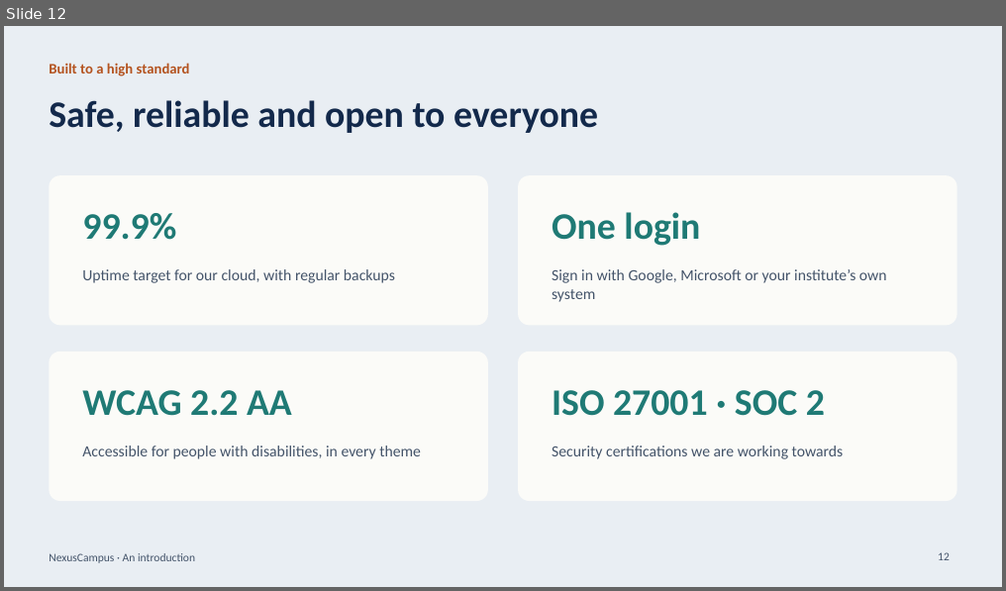
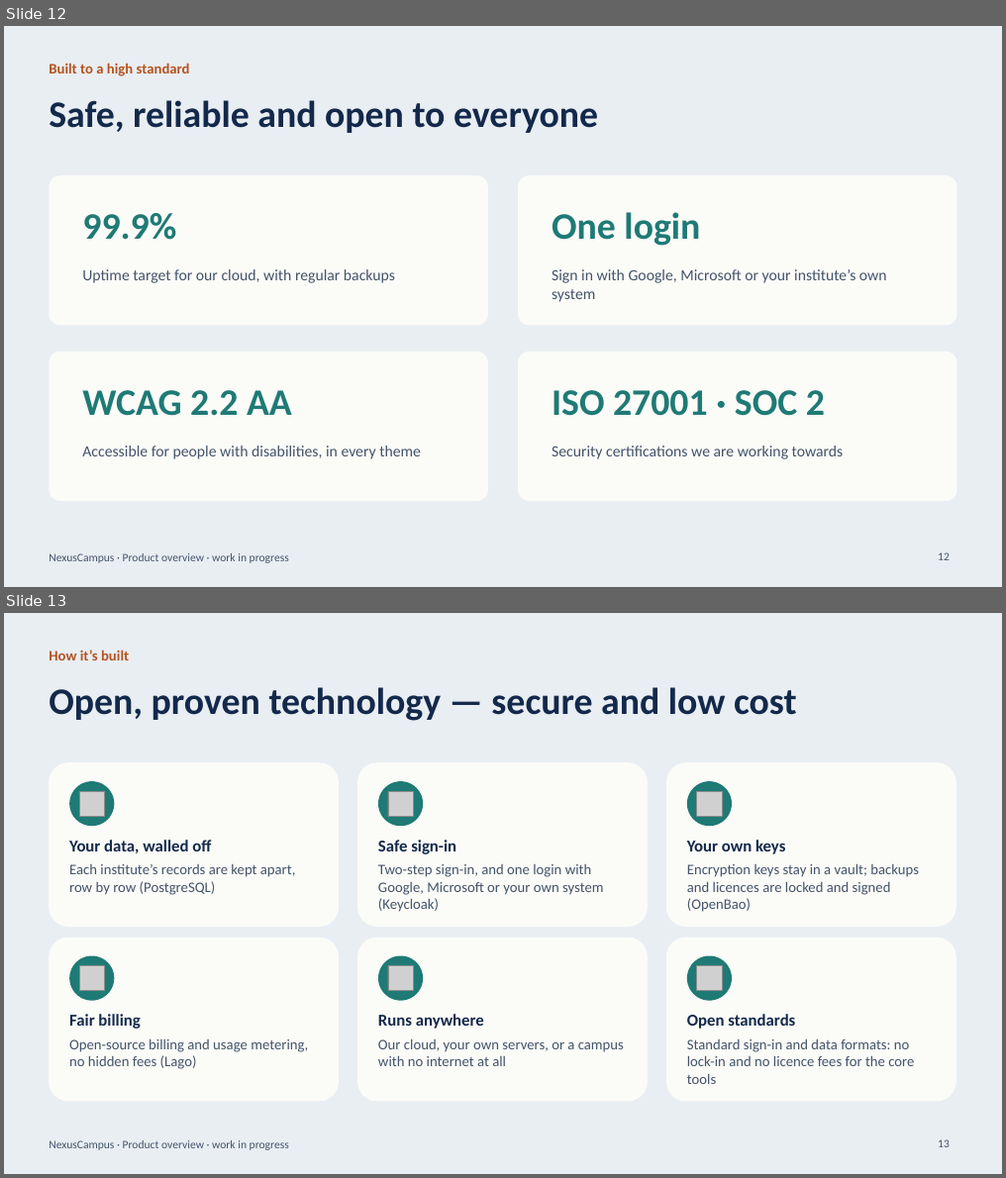
Before and after one commit to kathiravan348/NexusCampus-AI, a slide deck: docs/presentation/NexusCampus-Introduction.pptx. Shown one above the other, each under a label of ours: slide 12 before the commit, slides 12 and 13 after it. The pictures are 1006x591 and 1006x1178 pixels, drawn with LibreOffice and Linux fonts; fonts in the diff are those of the drawing; grey boxes stand for pictures. Boxes give left, top, right and bottom in pixels: in the first picture for what was removed or moved away, otherwise in the second. Text is boxed around its words. In the diff, an @@ line names an element or a change of style, - is before the commit and + after.

```diff
--- a/docs/presentation/NexusCampus-Introduction.pptx
+++ b/docs/presentation/NexusCampus-Introduction.pptx
@@ slide 13 added at box(4, 613, 1002, 1174), background #E9EEF3; not listed: 1 template element that a slide beside it also shows @@
@@ text added at box(49, 650, 129, 661), 14 pt, text #B4531F, bold @@
+How it’s built
@@ title added at box(49, 687, 797, 721), 36 pt, text #13294B, bold @@
+Open, proven technology — secure and low cost
@@ rounded rectangle added at box(49, 762, 340, 927), fill #FBFBF8 @@
@@ ellipse added at box(70, 781, 115, 827), fill #1F7A75 @@
@@ rounded rectangle added at box(357, 762, 648, 927), fill #FBFBF8 @@
@@ ellipse added at box(378, 781, 423, 827), fill #1F7A75 @@
@@ rounded rectangle added at box(666, 762, 957, 927), fill #FBFBF8 @@
@@ ellipse added at box(687, 781, 732, 827), fill #1F7A75 @@
@@ picture added at box(79, 791, 104, 816) @@
@@ picture added at box(388, 791, 413, 816) @@
@@ picture added at box(697, 791, 722, 816) @@
@@ text added at box(69, 840, 211, 854), 16 pt, text #13294B, bold @@
+Your data, walled off
@@ text added at box(378, 840, 456, 855), 16 pt, text #13294B, bold @@
+Safe sign-in
@@ text added at box(687, 840, 785, 855), 16 pt, text #13294B, bold @@
+Your own keys
@@ text added at box(69, 864, 296, 895), 14 pt, text #44546A @@
+Each institute’s records are kept apart, row by row (PostgreSQL)
@@ text added at box(378, 864, 603, 912), 14 pt, text #44546A @@
+Two-step sign-in, and one login with Google, Microsoft or your own system (Keycloak)
@@ text added at box(687, 863, 919, 895), 14 pt, text #44546A @@
+Encryption keys stay in a vault; backups and licences are locked and signed (OpenBao)
@@ rounded rectangle added at box(49, 937, 340, 1101), fill #FBFBF8 @@
@@ rounded rectangle added at box(357, 937, 648, 1101), fill #FBFBF8 @@
@@ rounded rectangle added at box(666, 937, 957, 1101), fill #FBFBF8 @@
@@ ellipse added at box(70, 956, 115, 1001), fill #1F7A75 @@
@@ picture added at box(79, 966, 104, 991) @@
@@ ellipse added at box(378, 956, 423, 1001), fill #1F7A75 @@
@@ picture added at box(388, 966, 413, 991) @@
@@ ellipse added at box(687, 956, 732, 1001), fill #1F7A75 @@
@@ picture added at box(697, 966, 722, 991) @@
@@ text added at box(69, 1014, 140, 1029), 16 pt, text #13294B, bold @@
+Fair billing
@@ text added at box(378, 1014, 484, 1029), 16 pt, text #13294B, bold @@
+Runs anywhere
@@ text added at box(687, 1014, 795, 1029), 16 pt, text #13294B, bold @@
+Open standards
@@ text added at box(69, 1040, 308, 1069), 14 pt, text #44546A @@
+Open-source billing and usage metering, no hidden fees (Lago)
@@ text added at box(378, 1040, 624, 1066), 14 pt, text #44546A @@
+Our cloud, your own servers, or a campus with no internet at all
@@ text added at box(687, 1040, 914, 1066), 14 pt, text #44546A @@
+Standard sign-in and data formats: no lock-in and no licence fees for the core tools
@@ page number added at box(938, 1140, 949, 1148), 11 pt, text #44546A @@
+13
@@ slide 12 changed as well @@
@@ text at box(49, 554, 289, 564): text changed @@
-NexusCampus · An introduction
+NexusCampus · Product overview · work in progress
```
Also in this commit, not shown: 13 other slides changed, 10 other slides added, 2 other files.
